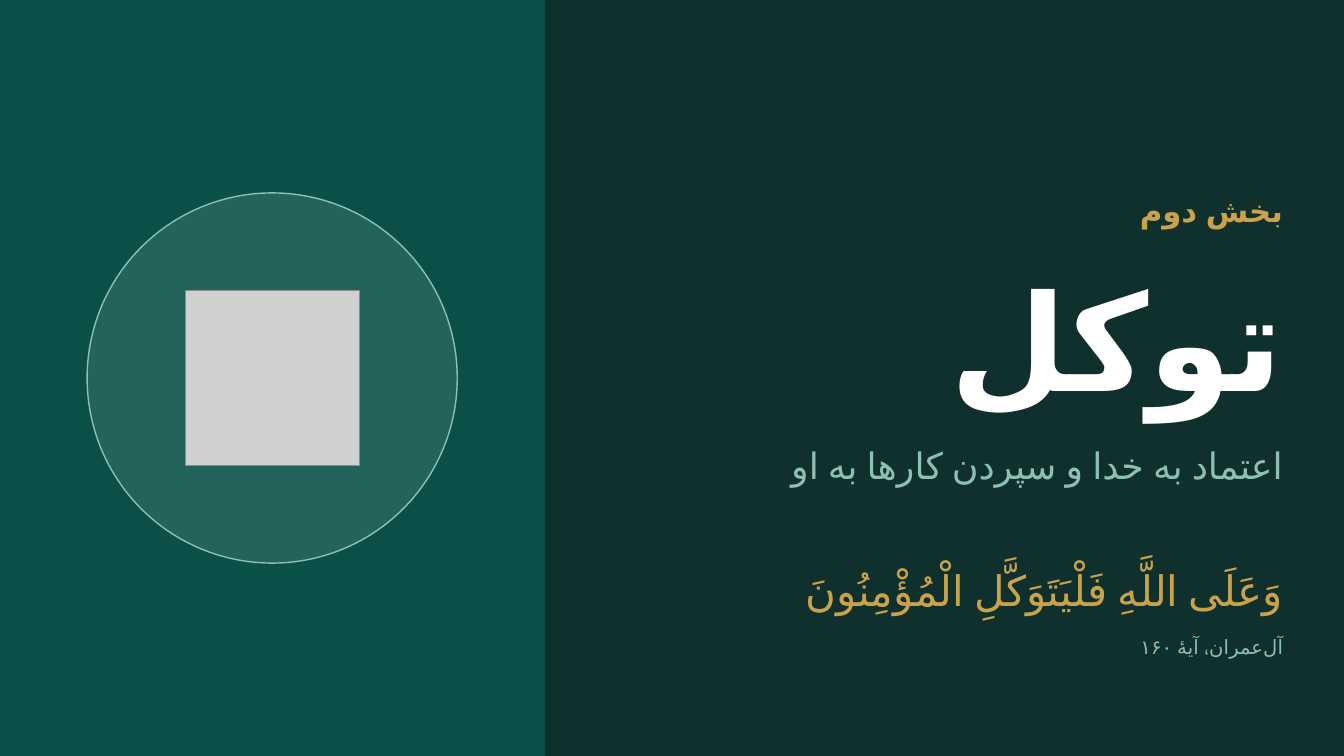
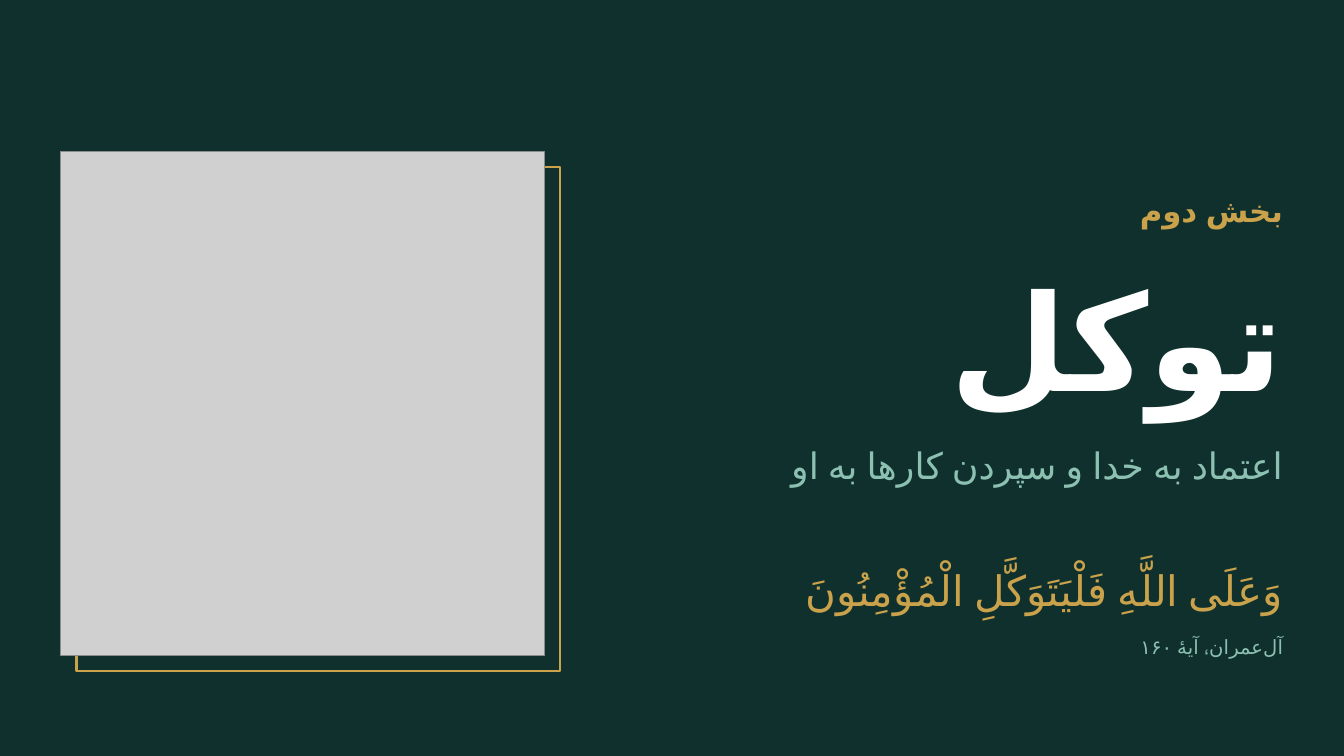
Before and after one commit to abdollahitaha55-png/TahaAbdollahi, a slide deck: slide 14 of shokr_tavakkol/shokr_va_tavakkol.pptx. Drawn at 1344x756 pixels with LibreOffice and Linux fonts; fonts in the diff are those of the drawing; grey boxes stand for pictures. Boxes give left, top, right and bottom in pixels: in the first picture for what was removed or moved away, otherwise in the second. Text is boxed around its words. In the diff, an @@ line names an element or a change of style, - is before the commit and + after.

```diff
--- a/shokr_tavakkol/shokr_va_tavakkol.pptx
+++ b/shokr_tavakkol/shokr_va_tavakkol.pptx
@@ picture added at <box>60,151,544,655</box> @@
@@ rectangle: place and size @@
-rectangle at <box>0,0,544,756</box>
+rectangle at <box>77,167,561,671</box>
@@ rectangle at <box>77,167,561,671</box>: fill #0B5048 to none; outline #0B5048 1 pt to #C9A24B 1.5 pt @@
@@ ellipse removed at <box>87,193,457,563</box> @@
@@ picture removed at <box>186,291,360,466</box> @@
```
Also in this commit, not shown: 7 other slides changed, 18 other files.
